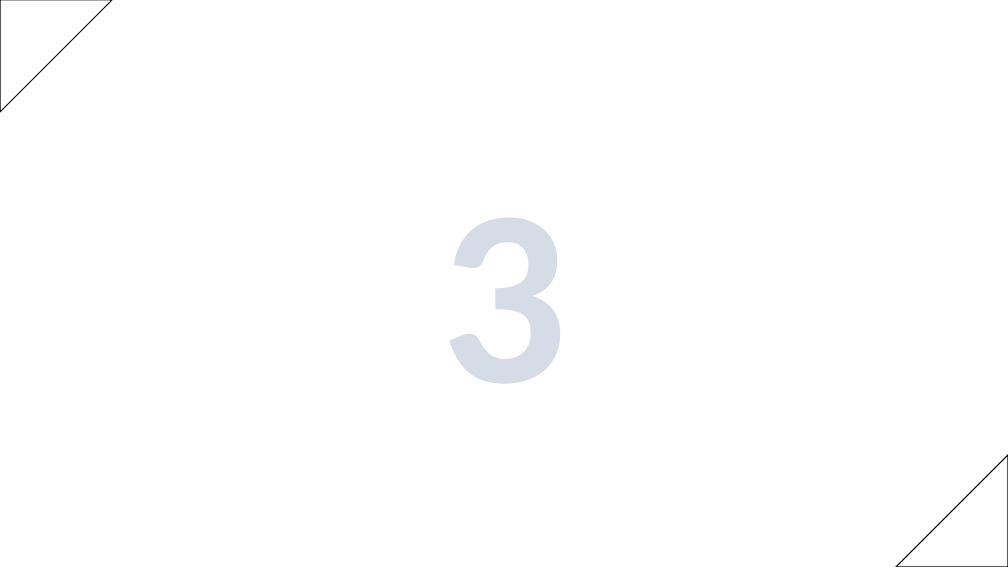
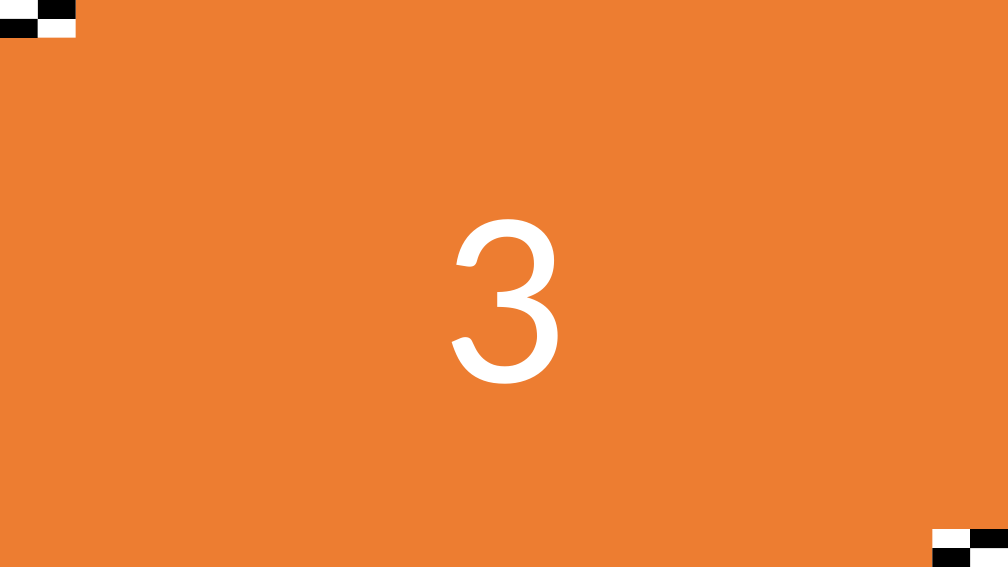
Before and after one commit to alexewerlof/node-tv-slideshow, a slide deck: slide 3 of example-slides.pptx. Drawn at 1008x567 pixels with LibreOffice and Linux fonts; fonts in the diff are those of the drawing. Boxes give left, top, right and bottom in pixels: in the first picture for what was removed or moved away, otherwise in the second. Text is boxed around its words. In the diff, an @@ line names an element or a change of style, - is before the commit and + after.

```diff
--- a/example-slides.pptx
+++ b/example-slides.pptx
@@ right triangle removed at box(0, 0, 112, 112) @@
@@ rectangle added at box(0, 0, 1008, 567), fill #ED7D31 @@
@@ rectangle added at box(0, 0, 76, 38), fill #FFFFFF @@
@@ rectangle added at box(0, 19, 38, 38), fill #000000 @@
@@ rectangle added at box(38, 0, 76, 19), fill #000000 @@
@@ text "3" at box(440, 219, 567, 384): text colour pattern #44546A on #D6DCE5 to #FFFFFF, letter outline #333F50 1 pt to none, bold off @@
@@ right triangle removed at box(896, 455, 1008, 567) @@
@@ rectangle added at box(932, 529, 1008, 567), fill #FFFFFF @@
@@ rectangle added at box(970, 529, 1008, 548), fill #000000 @@
@@ rectangle added at box(932, 548, 970, 567), fill #000000 @@
```
Also in this commit, not shown: 2 other slides changed, 4 other files.
